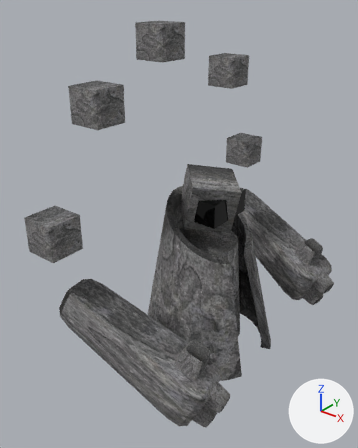
The glTF model assets/models/Boss_Roche.glb, before and after one commit.
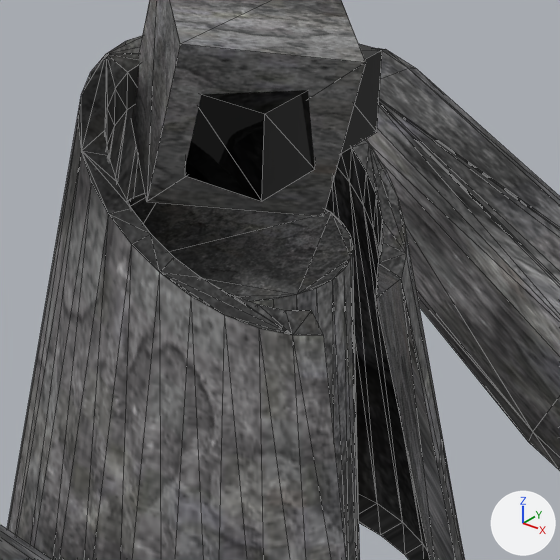
There are two pictures of each version: one whole from a 50 mm lens placed at (7.77, -11.11, 11.35), pointed at (-0.42, -0.88, 5.01), one close up on the part from 41% to 82% of the width and 39% to 72% of the height. Arrows for +X, +Y and +Z are at lower right; the lights stay in place. The older version's two pictures come first. The close-ups show mesh edges as thin lines. Where no turn or scale is listed for an object, it has been applied to the vertices.
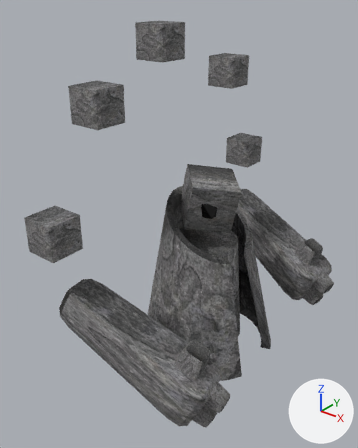
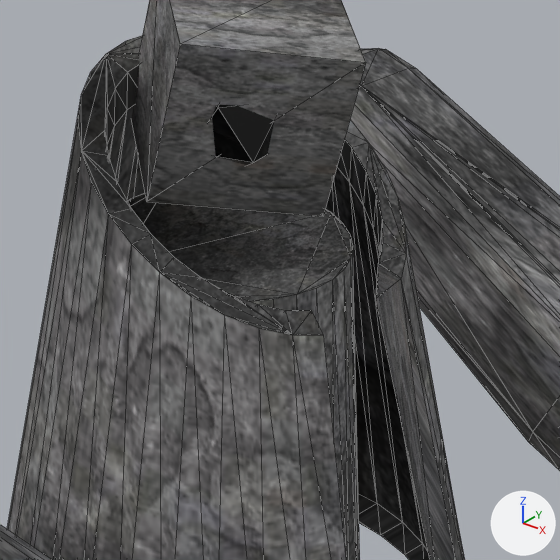
The change, as a diff of the scene's bpy script:
```diff
--- a/assets/models/Boss_Roche.glb.py
+++ b/assets/models/Boss_Roche.glb.py
@@ me_icosphere_002 @@
+me_icosphere_002.from_pydata(...)  # an icosphere of 20 faces spanning x 0.128..1.005, y -0.734..0.1, z 3.809..4.79
+me_icosphere_002.materials.append(mat_material_001)  # black #000000
@@ ob_cube_011 @@
-ob_cube_011 = bpy.data.objects.new('Cube.011', me_cube_003)
-ob_cube_011.location = (-0.384, 0.0, 1.268)
@@ ob_cube_012 @@
-ob_cube_012 = bpy.data.objects.new('Cube.012', me_cube_004)
-ob_cube_012.location = (-0.384, 0.0, 1.268)
@@ ob_icosphere_002 @@
+ob_icosphere_002 = bpy.data.objects.new('Icosphere.002', me_icosphere_002)
+ob_icosphere_002.location = (-0.384, 0.0, 1.268)
```

Where the change shows, as pixel boxes (x1, y1, x2, y2) in the close-ups (560 x 560 px):
'Cube.012', deleted (black)
    before: (185, 90, 315, 201)
'Icosphere.002', added (black)
    after: (212, 105, 274, 165)
'Cube.011', deleted (black)
    before: (341, 44, 382, 153)
